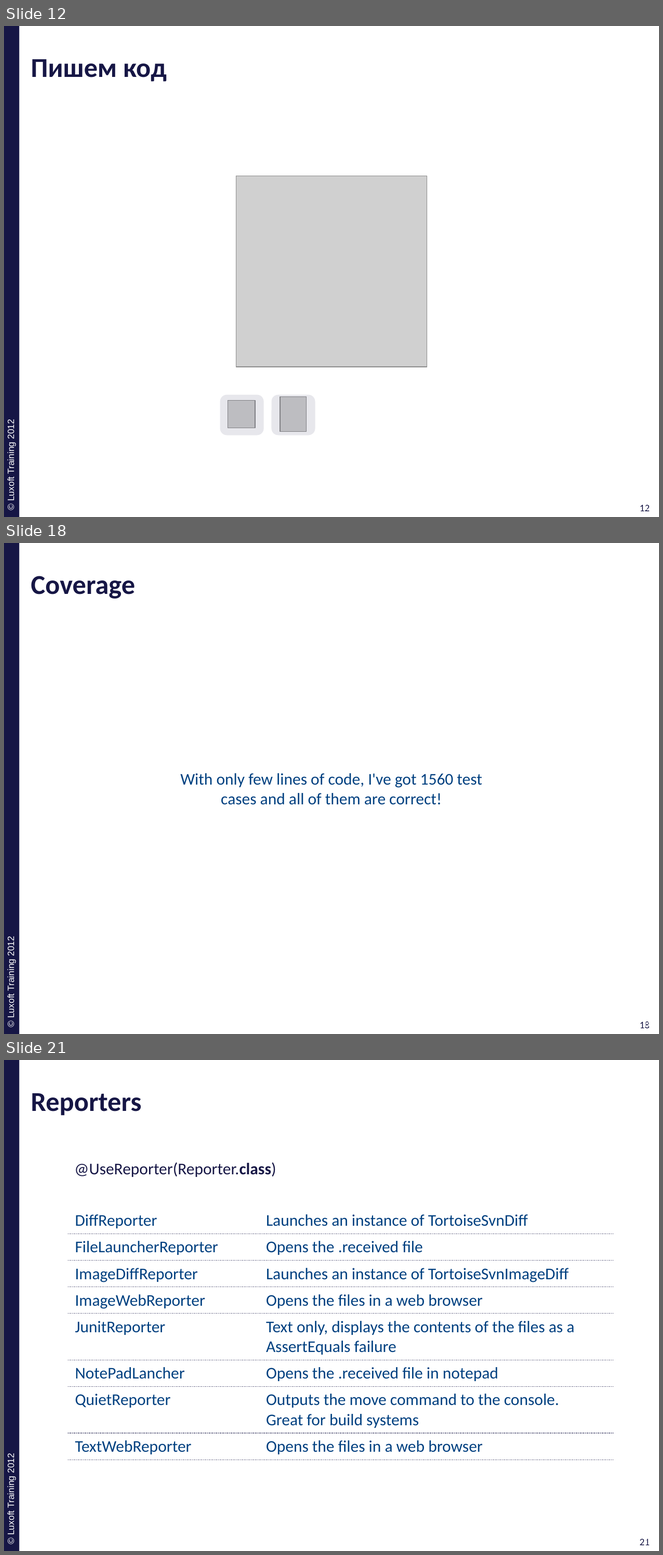
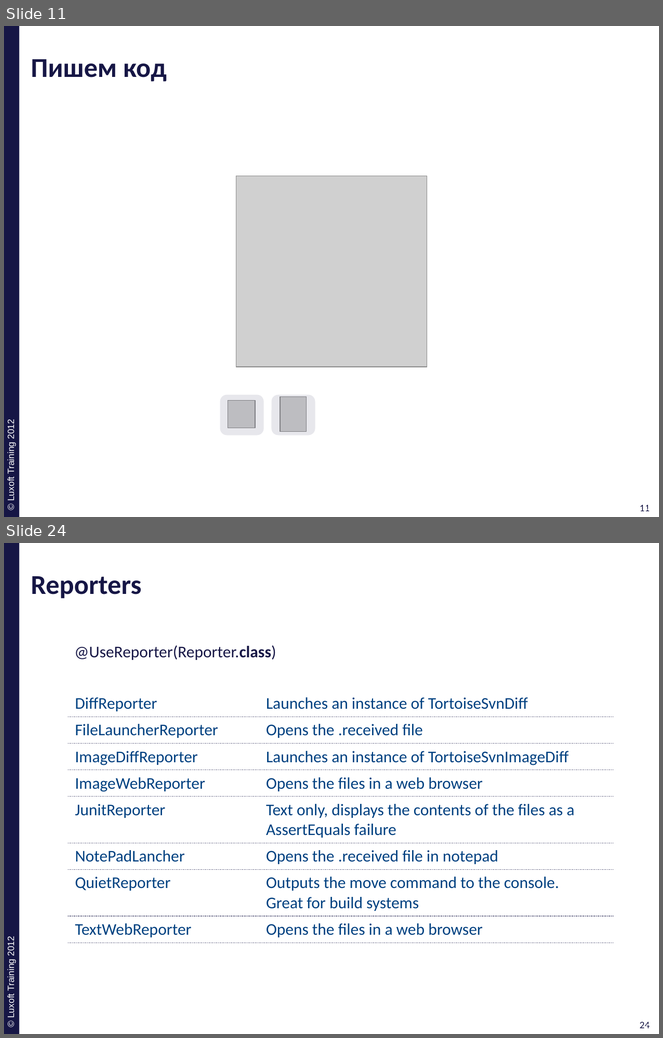
Before and after one commit to ivan-dyachenko/Trainings, a slide deck: Test Driven Development/materials/pptx/10. TDD-Approval.pptx. Shown one above the other, each under a label of ours: slides 12, 18 and 21 before the commit, slides 11 and 24 after it; the slides between them are not shown. The pictures are 663x1555 and 663x1038 pixels, drawn with LibreOffice and Linux fonts; fonts in the diff are those of the drawing; grey boxes stand for pictures; background and template pictures are left out. Boxes give left, top, right and bottom in pixels: in the first picture for what was removed or moved away, otherwise in the second. Text is boxed around its words. In the diff, an @@ line names an element or a change of style, - is before the commit and + after.

```diff
--- a/Test Driven Development/materials/pptx/10. TDD-Approval.pptx
+++ b/Test Driven Development/materials/pptx/10. TDD-Approval.pptx
@@ slide 18 removed at (4,543,659,1034), background #FFFFFF; not listed: 4 template elements that a slide beside it also shows @@
@@ title removed at (31,576,136,599) @@
-Coverage
@@ text removed at (180,773,482,805) @@
-With only few lines of code, I've got 1560 test cases and all of them are correct!
@@ what was slide 12 is now slide 11 @@
@@ page number at (640,505,650,512): text changed @@
-12
+11
@@ page number at (644,505,653,512): text changed @@
-12
+11
@@ what was slide 21 is now slide 24 @@
@@ page number at (640,1022,650,1029): text changed @@
-21
+24
@@ page number at (643,1022,653,1029): text changed @@
-21
+24
```
Also in this commit, not shown: 7 slides changed, 7 slides added, 3 other slides removed, 13 other files.
